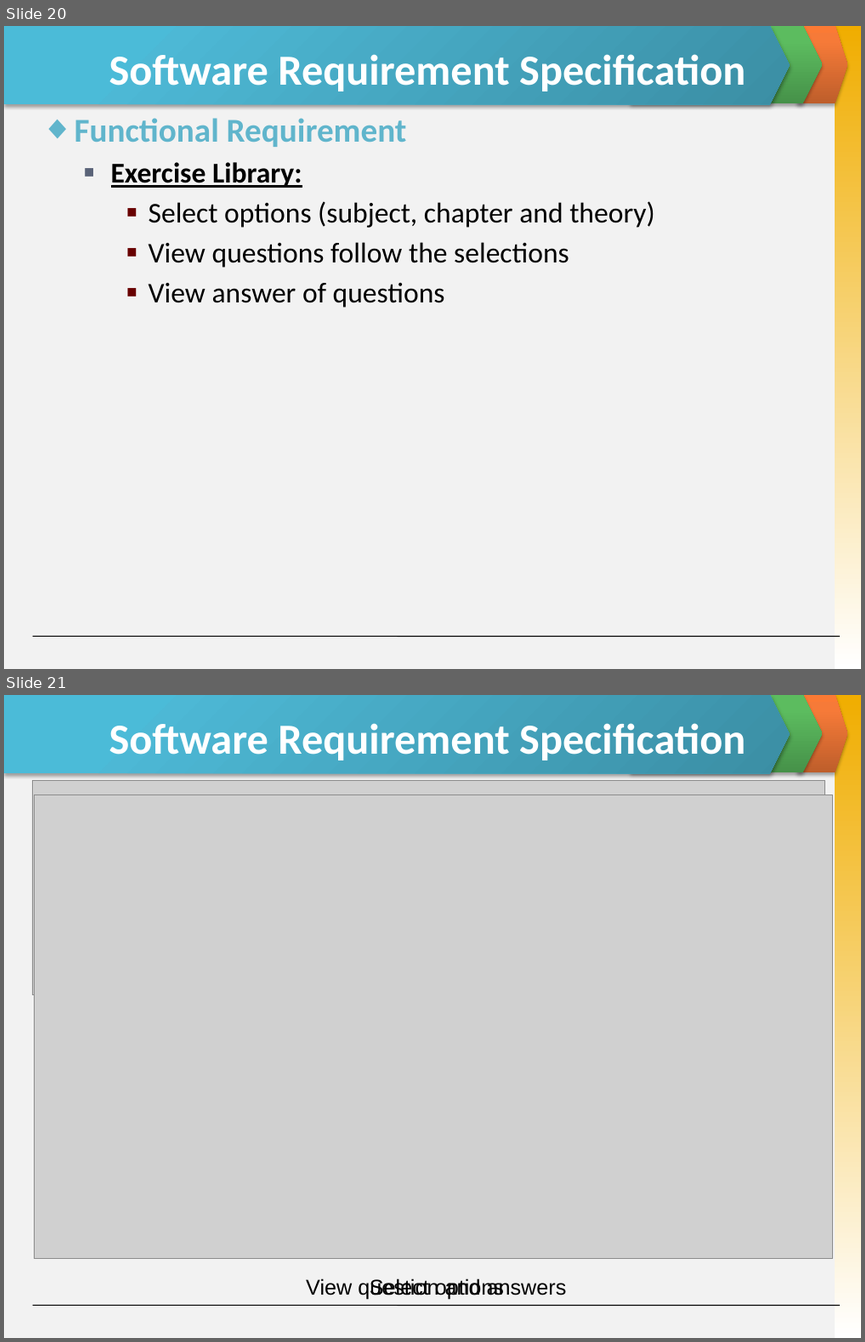
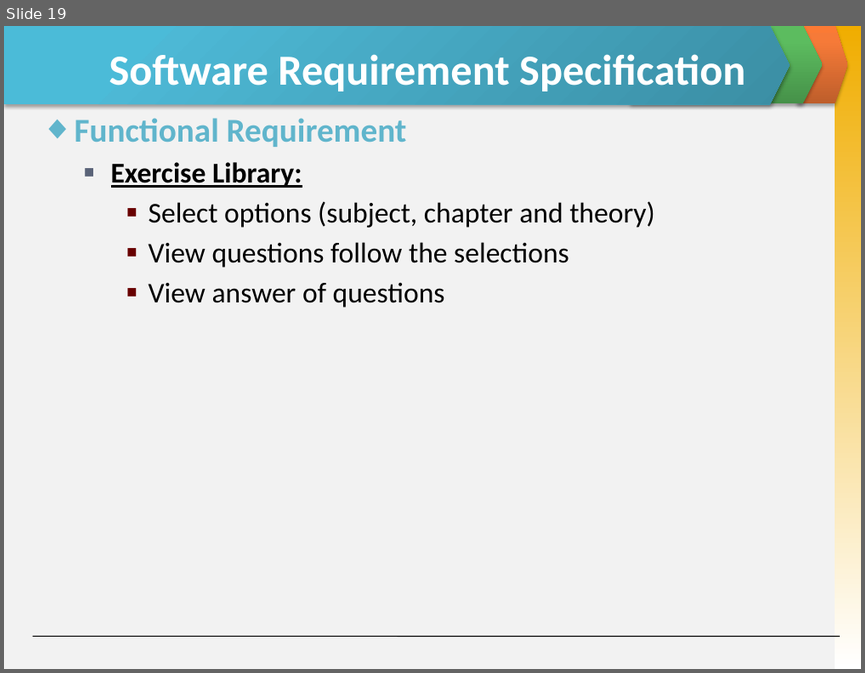
Before and after one commit to invisibleghost/e-learning-website, a slide deck: Document/Final report/Slide Present E-Learning.pptx. Shown one above the other, each under a label of ours: slides 20 and 21 before the commit, slide 19 after it. The pictures are 865x1342 and 865x673 pixels, drawn with LibreOffice and Linux fonts; fonts in the diff are those of the drawing; grey boxes stand for pictures. Boxes give left, top, right and bottom in pixels: in the first picture for what was removed or moved away, otherwise in the second. Text is boxed around its words. In the diff, an @@ line names an element or a change of style, - is before the commit and + after.

```diff
--- a/Document/Final report/Slide Present E-Learning.pptx
+++ b/Document/Final report/Slide Present E-Learning.pptx
@@ slide 21 removed at box(4, 695, 861, 1338), background #F2F2F2; not listed: 5 template elements that a slide beside it also shows @@
@@ title removed at box(109, 723, 745, 760) @@
-Software Requirement Specification
@@ picture removed at box(32, 781, 825, 995) @@
@@ picture removed at box(34, 795, 832, 1258) @@
@@ text removed at box(306, 1278, 567, 1299) @@
-View question and answers
@@ text removed at box(370, 1278, 504, 1299) @@
-Select options
@@ what was slide 20 is now slide 19 @@
```
Also in this commit, not shown: 4 slides changed, 1 other slide removed.
